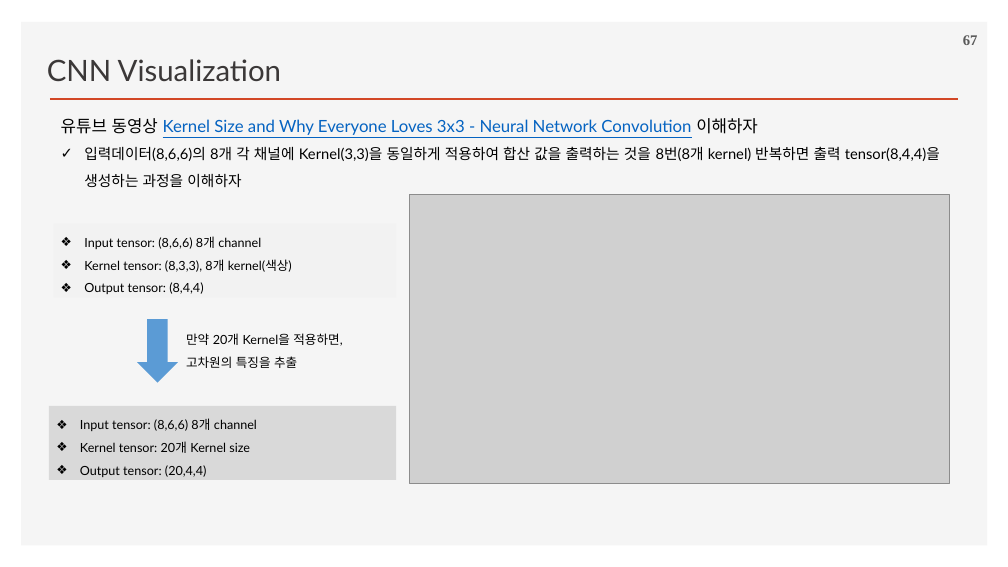
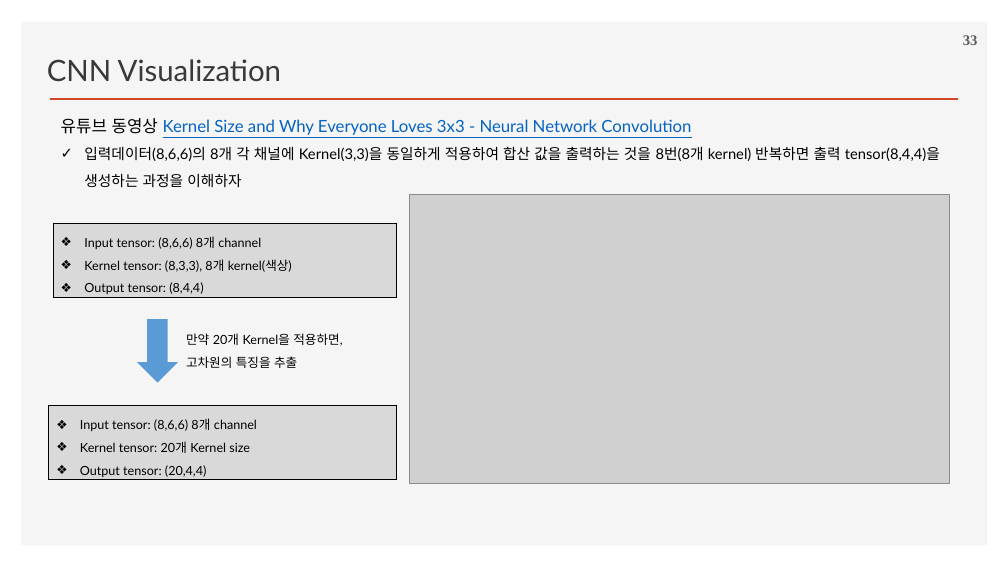
Before and after one commit to ancestor9/2026_Fall_Deep-Learning-with-Python, a slide deck: slide 33 of Chapter 08 Image Classification.pptx (slide 67 before the commit). Drawn at 1008x567 pixels with LibreOffice and Linux fonts; fonts in the diff are those of the drawing; grey boxes stand for pictures; background and template pictures are left out. Boxes give left, top, right and bottom in pixels: in the first picture for what was removed or moved away, otherwise in the second. Text is boxed around its words. In the diff, an @@ line names an element or a change of style, - is before the commit and + after.

```diff
--- a/Chapter 08 Image Classification.pptx
+++ b/Chapter 08 Image Classification.pptx
@@ page number at box(963, 35, 978, 45): text changed @@
-67
+33
@@ text at box(61, 118, 691, 135): text changed @@
-유튜브 동영상 Kernel Size and Why Everyone Loves 3x3 - Neural Network Convolution 이해하자
+유튜브 동영상 Kernel Size and Why Everyone Loves 3x3 - Neural Network Convolution
@@ rectangle "Input tensor: (8,6,6) 8개 channel": place and size @@
-rectangle "Input tensor: (8,6,6) 8개 channel" at box(84, 236, 292, 294)
+rectangle "Input tensor: (8,6,6) 8개 channel" at box(54, 224, 397, 298)
@@ rectangle "Input tensor: (8,6,6) 8개 channel" at box(54, 224, 397, 298): fill none to #D9D9D9; outline none to #000000 0.75 pt @@
@@ rectangle "Input tensor: (8,6,6) 8개 channel" at box(49, 406, 396, 480): outline none to #000000 0.75 pt @@
```
Also in this commit, not shown: 17 other slides changed, 3 slides added.
